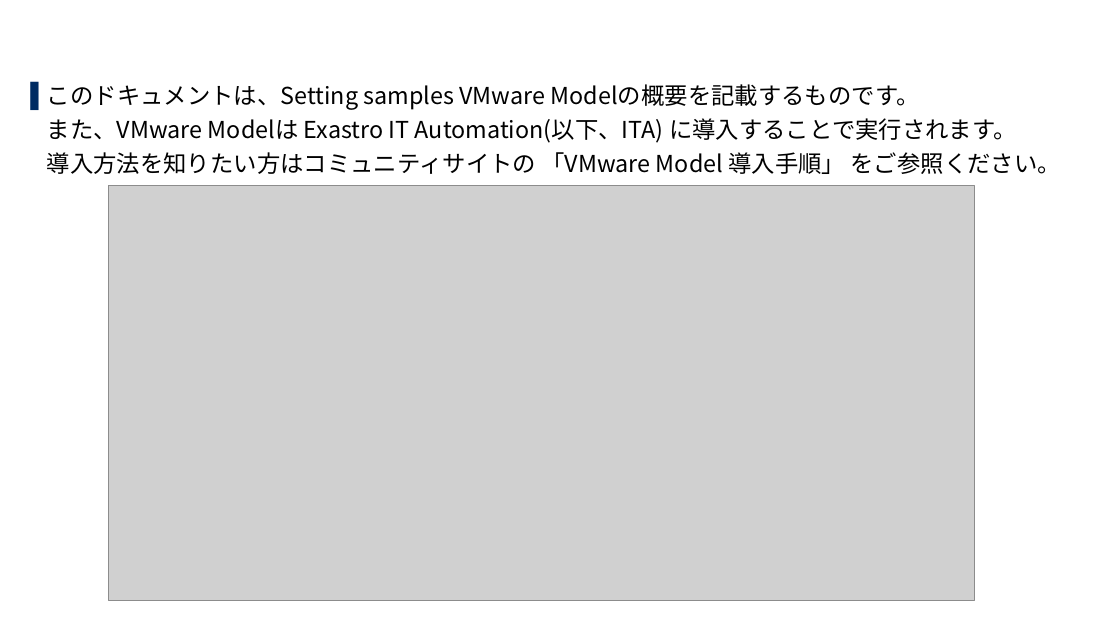
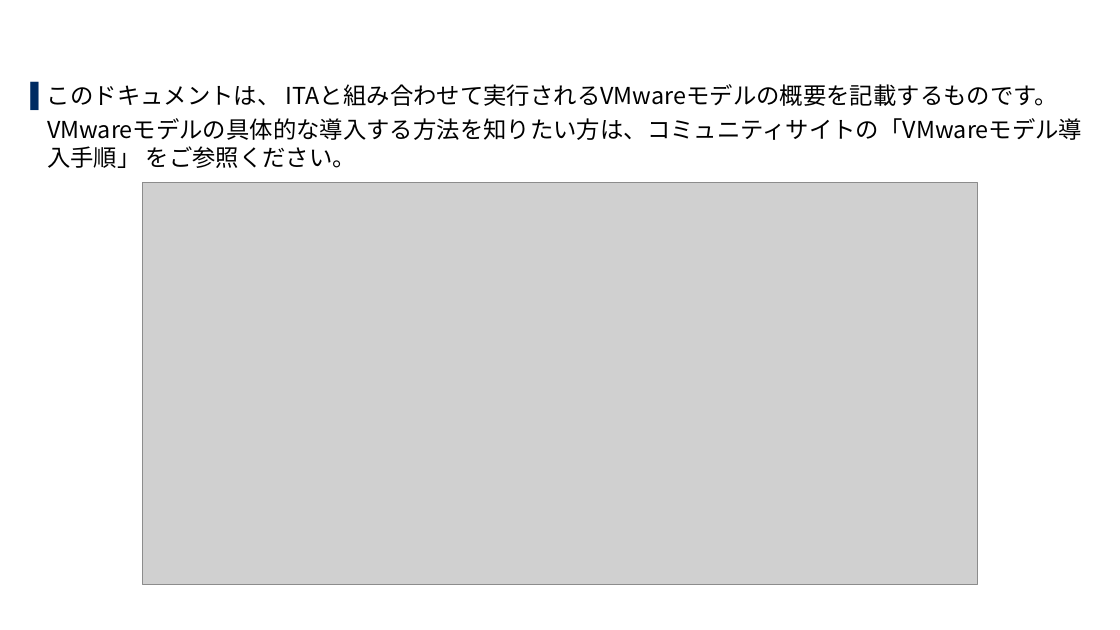
Before and after one commit to exastro-suite/SettingSamples-VMware, a slide deck: slide 3 of docs/setting-samples-vmware-overview_ja.pptx (slide 4 before the commit). Drawn at 1120x630 pixels with LibreOffice and Linux fonts; fonts in the diff are those of the drawing; grey boxes stand for pictures; background and template pictures are left out. Boxes give left, top, right and bottom in pixels: in the first picture for what was removed or moved away, otherwise in the second. Text is boxed around its words. In the diff, an @@ line names an element or a change of style, - is before the commit and + after.

```diff
--- a/docs/setting-samples-vmware-overview_ja.pptx
+++ b/docs/setting-samples-vmware-overview_ja.pptx
@@ text at (47, 84, 1082, 168): text changed @@
-▌ このドキュメントは、Setting samples VMware Modelの概要を記載するものです。
-また、VMware Modelは Exastro IT Automation(以下、ITA) に導入することで実行されます。
-導入方法を知りたい方はコミュニティサイトの 「VMware Model 導入手順」 をご参照ください。
+▌ このドキュメントは、 ITAと組み合わせて実行されるVMwareモデルの概要を記載するものです。
+VMwareモデルの具体的な導入する方法を知りたい方は、コミュニティサイトの「VMwareモデル導入手順」 をご参照ください。
@@ picture: place and size @@
-picture at (108, 186, 975, 601)
+picture at (143, 182, 978, 584)
```
Also in this commit, not shown: 2 other slides changed, 13 slides added, 11 slides removed, 3 other files.
